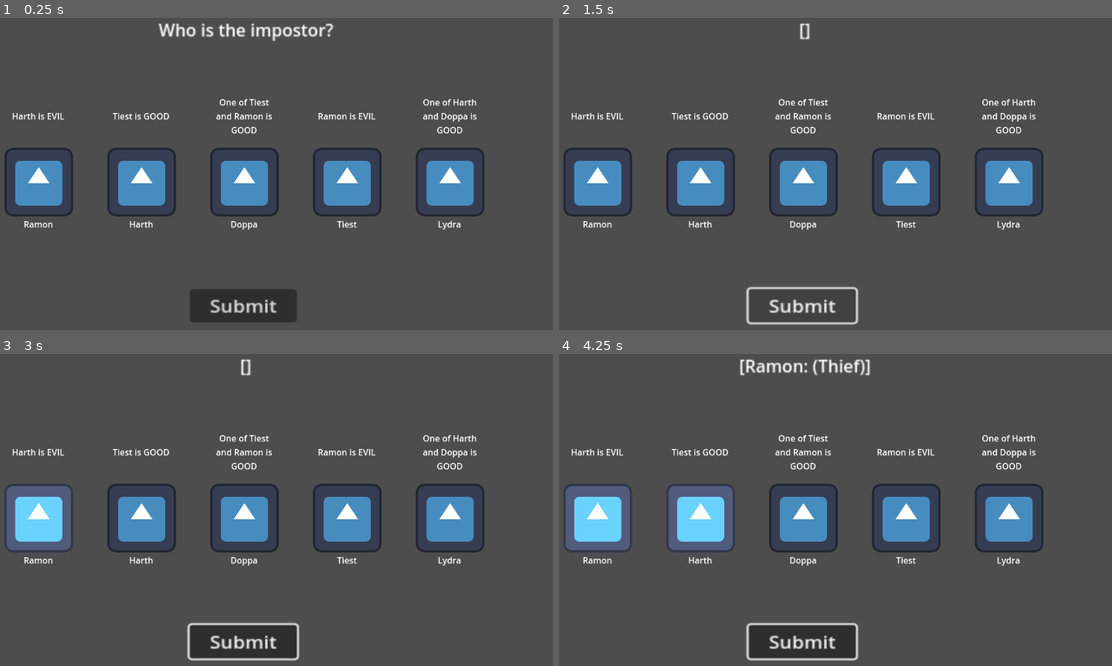
Above: before the commit, frames 1-4 (two rows, left to right).
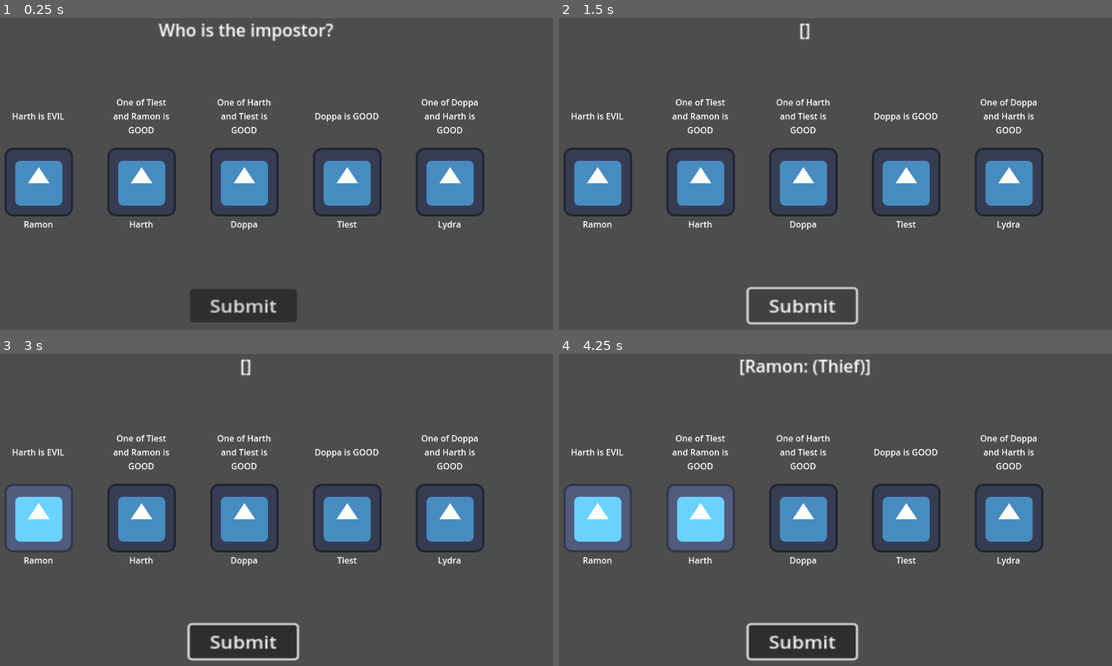
Above: after the commit, the same moments.

Repository: vbAarav/school-snatcher
Game: Godot game, scene res://Scenes/main.tscn
Same seed, same stepped clock (60 frames per second), same inputs: the game is played once before the commit and once after it. The engine's default icon, where the game draws it, is replaced by a stand-in: a white triangle on a blue panel in a dark square.
Inputs (mouse positions are in pixels of both pictures, inside the frame that each line leads up to):
- Up to frame 1 (0.25 s): no input
- Up to frame 2 (1.5 s): click "Submit" at 0.5 s; click "Submit" at 1.25 s
- Up to frame 3 (3 s): click "Submit" at 2 s; tap Enter at 2.75 s; move the mouse to (38, 516) at 2.77 s; click (38, 516) at 2.92 s
- Up to frame 4 (4.25 s): tap Space at 3.5 s; move the mouse to (702, 516) at 3.52 s; click (702, 516) at 3.67 s

The runs differ from the first frame. In frame 1, 1.0% of the frame differs, in the area x 20-87%, y 25-38%; in frame 2, 1.0%; in frame 3, 1.0%; in frame 4, 1.0%.

Commit message:
Linked Statements To Roles

Diff:
--- a/Scripts/role.gd
+++ b/Scripts/role.gd
@@ -3,7 +3,9 @@
 
 @export var name: String
 @export var starting_alignment: Alignment.StudentAlignment
+var statement: Statement
 
-func _init(_name: String, _starting_alignment:  Alignment.StudentAlignment):
+func _init(_name: String, _starting_alignment:  Alignment.StudentAlignment, _statement: Statement = null):
 	name = _name
 	starting_alignment = _starting_alignment
+	statement = _statement
--- a/Scripts/statement.gd
+++ b/Scripts/statement.gd
@@ -1,14 +1,22 @@
 extends Resource
 class_name Statement
 
+enum StatementType {
+	ONE_ALIGNMENT,
+	BETWEEN_TWO_ALIGNMENT
+}
+
+var statement_type: StatementType
+
+func _init(_statement_type: StatementType = StatementType.ONE_ALIGNMENT):
+	statement_type = _statement_type
 
 func show_statement(student: Student, game: StudentsManager):
-	var statements = [
-		one_alignment,
-		between_two_alignment
-	]
-
-	statements.pick_random().call(student, game)
+	match statement_type:
+		StatementType.ONE_ALIGNMENT:
+			one_alignment(student, game)
+		StatementType.BETWEEN_TWO_ALIGNMENT:
+			between_two_alignment(student, game)
 
 
 func one_alignment(student: Student, game: StudentsManager):
@@ -56,3 +64,9 @@
 	]
 
 	student.set_current_information(statement)
+
+func one_lying(_student, _game):
+	pass
+
+func between_two_lying(_student, _game):
+	pass
--- a/Scripts/students_manager.gd
+++ b/Scripts/students_manager.gd
@@ -59,16 +59,38 @@
 
 
 func setup_game():
+	# Create roles with their statements
+	var statement_types = [
+		Statement.StatementType.ONE_ALIGNMENT,
+		Statement.StatementType.BETWEEN_TWO_ALIGNMENT
+	]
+
+	# Assign roles to students
 	for student in students:
-		student.role = Role.new("Student",  Alignment.StudentAlignment.GOOD)
+		var statement_type = statement_types.pick_random()
+		var student_statement = Statement.new(statement_type)
+		student.role = Role.new("Student", Alignment.StudentAlignment.GOOD, student_statement)
+		student.alignment = Alignment.StudentAlignment.GOOD
+
+	# Pick a random student to be the thief
 	var impostor = students[randi() % students.size()]
-	impostor.role = Role.new("Thief",  Alignment.StudentAlignment.EVIL)
-	impostor.alignment =  Alignment.StudentAlignment.EVIL
 
-	# Set Information
+	# Collect all in-play role statements (excluding the thief's current role)
+	var inplay_statement_types = []
+	for student in students:
+		if student != impostor and student.role.statement:
+			inplay_statement_types.append(student.role.statement.statement_type)
+
+	# Thief bluffs as one of the in-play roles
+	var bluff_statement_type = inplay_statement_types.pick_random() if not inplay_statement_types.is_empty() else statement_types.pick_random()
+	var thief_statement = Statement.new(bluff_statement_type)
+	impostor.role = Role.new("Thief", Alignment.StudentAlignment.EVIL, thief_statement)
+	impostor.alignment = Alignment.StudentAlignment.EVIL
+
+	# Show statements for all students
 	for student: Student in students:
-		var s = Statement.new()
-		s.show_statement(student, self)
+		if student.role.statement:
+			student.role.statement.show_statement(student, self)
 
 
 # On Signals
